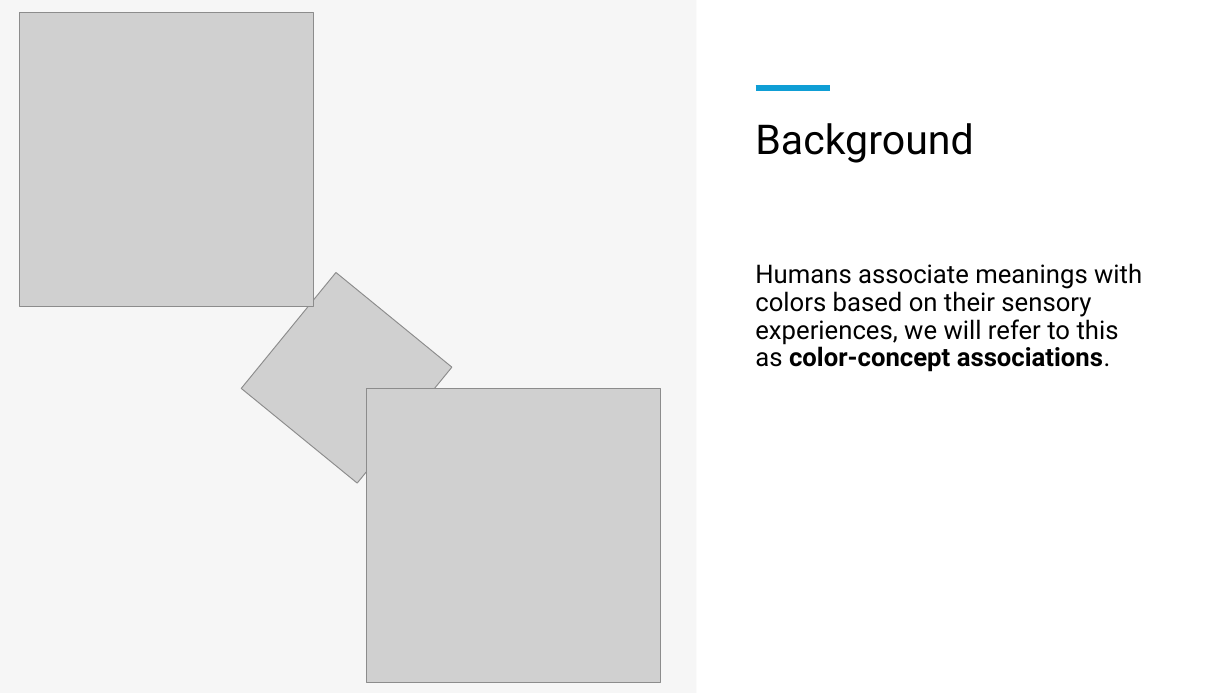
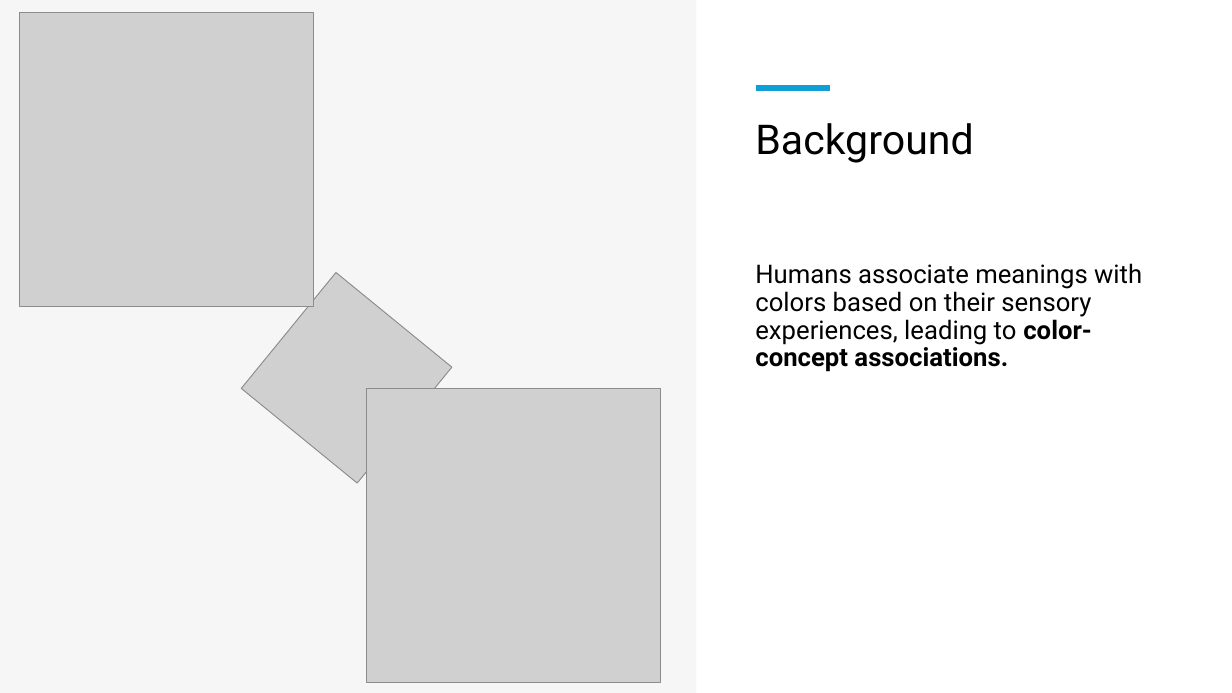
Before and after one commit to ryan-moreno/BMI_771_project, a slide deck: slide 2 of Presentation.pptx. Drawn at 1232x693 pixels with LibreOffice and Linux fonts; fonts in the diff are those of the drawing; grey boxes stand for pictures. Boxes give left, top, right and bottom in pixels: in the first picture for what was removed or moved away, otherwise in the second. Text is boxed around its words. In the diff, an @@ line names an element or a change of style, - is before the commit and + after.

```diff
--- a/Presentation.pptx
+++ b/Presentation.pptx
@@ text at (755,263,1142,372): text changed @@
-Humans associate meanings with colors based on their sensory experiences, we will refer to this as color-concept associations.
+Humans associate meanings with colors based on their sensory experiences, leading to color-concept associations.
```
Also in this commit, not shown: 16 other slides changed, 2 slides added, 2 slides removed.
